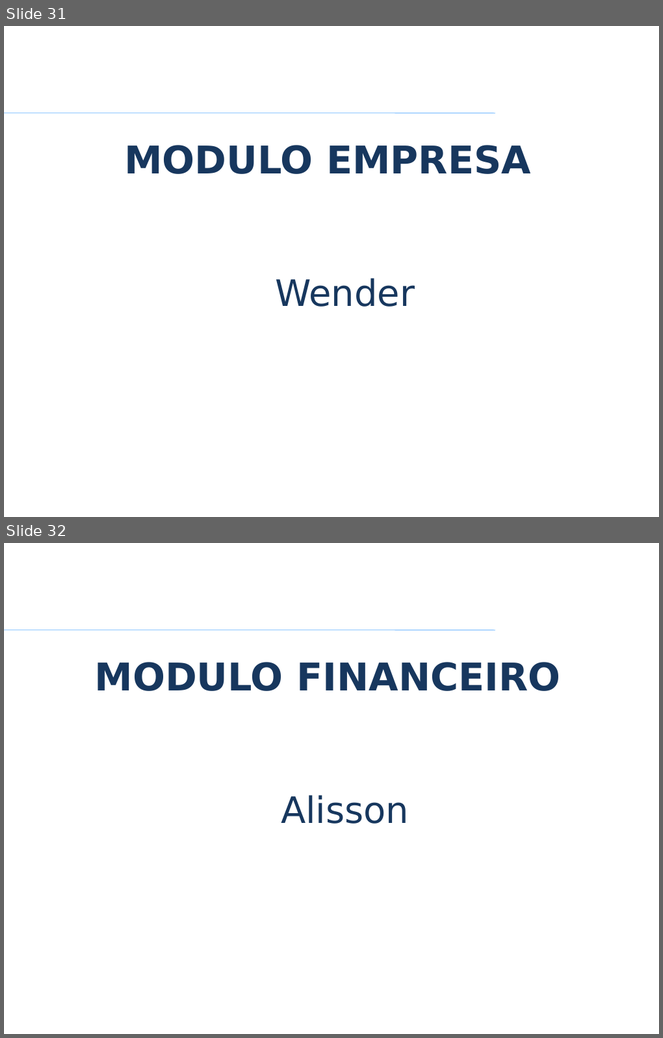
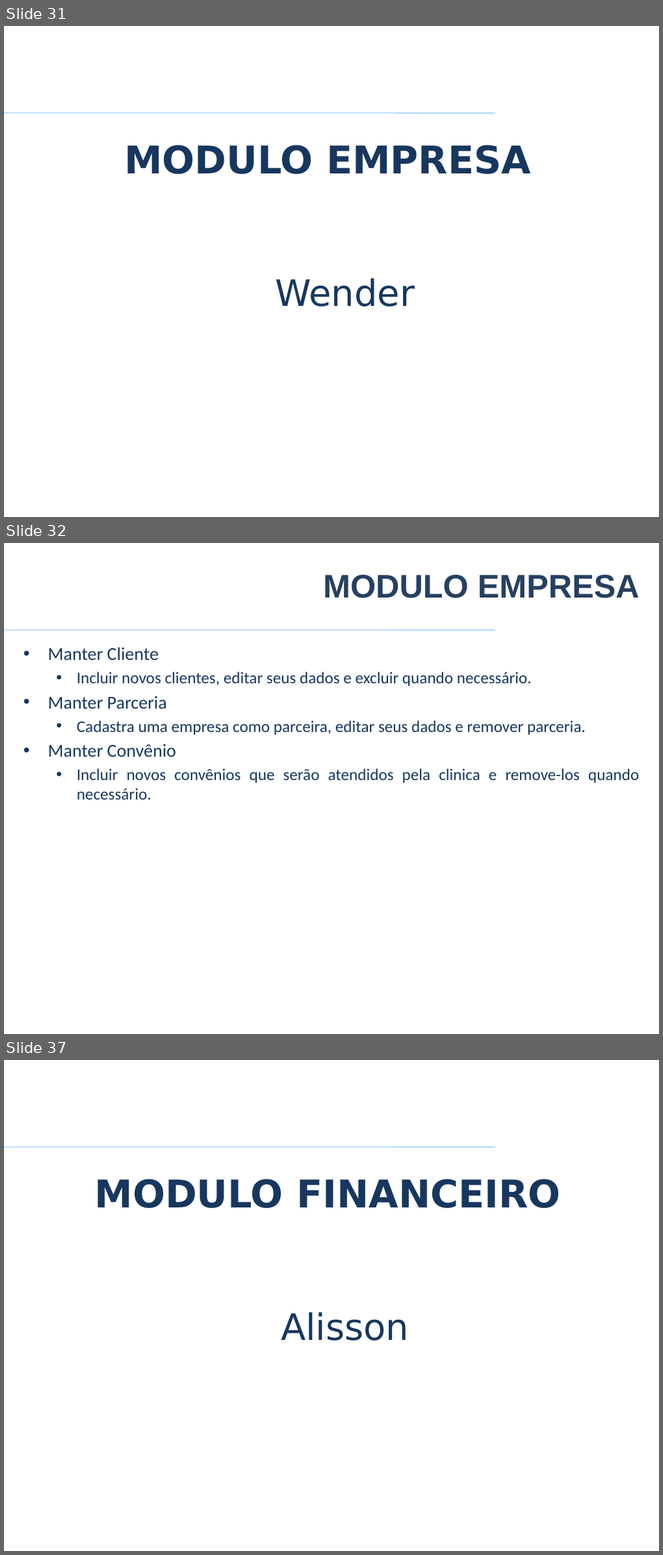
Before and after one commit to VagnerAlcantara/TCC, a slide deck: TCC/3º Encontro/2017-Apresentacao Psystem.pptx. Shown one above the other, each under a label of ours: slides 31 and 32 before the commit, slides 31, 32 and 37 after it; the slides between them are not shown. The pictures are 663x1038 and 663x1555 pixels, drawn with LibreOffice and Linux fonts; fonts in the diff are those of the drawing; background and template pictures are left out. Boxes give left, top, right and bottom in pixels: in the first picture for what was removed or moved away, otherwise in the second. Text is boxed around its words. In the diff, an @@ line names an element or a change of style, - is before the commit and + after.

Commit message:
PPT Empresa
PPT Empresas

```diff
--- a/TCC/3º Encontro/2017-Apresentacao Psystem.pptx
+++ b/TCC/3º Encontro/2017-Apresentacao Psystem.pptx
@@ slide 32 added at (x1=4, y1=543, x2=659, y2=1034), background #FFFFFF; not listed: 1 template element that a slide beside it also shows @@
@@ title added at (x1=323, y1=575, x2=640, y2=598), 36 pt, text #254061, bold @@
+MODULO EMPRESA
@@ text added at (x1=48, y1=647, x2=639, y2=800), 18 pt, text #17375E @@
+• Manter Cliente
+  • Incluir novos clientes, editar seus dados e excluir quando necessário.
+• Manter Parceria
+  • Cadastra uma empresa como parceira, editar seus dados e remover parceria.
+• Manter Convênio
+  • Incluir novos convênios que serão atendidos pela clinica e remove-los quando necessário.
@@ what was slide 32 is now slide 37 @@
```
Also in this commit, not shown: 4 other slides added.
